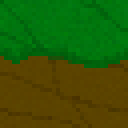
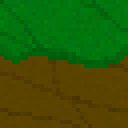
Layered file, before and after one edit (128x128). Changes by layer:
painted on "Grass" over [0, 44, 128, 64]
